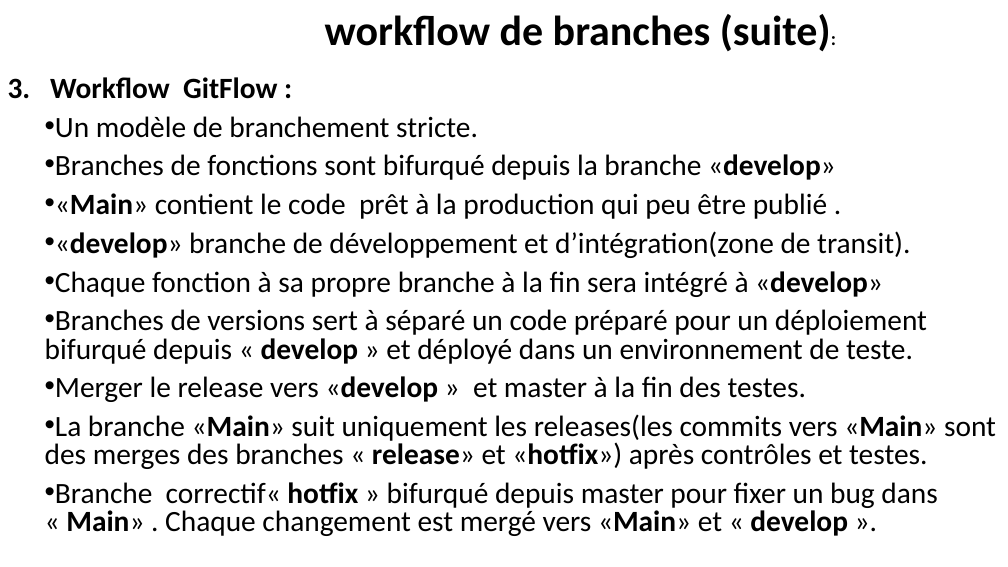
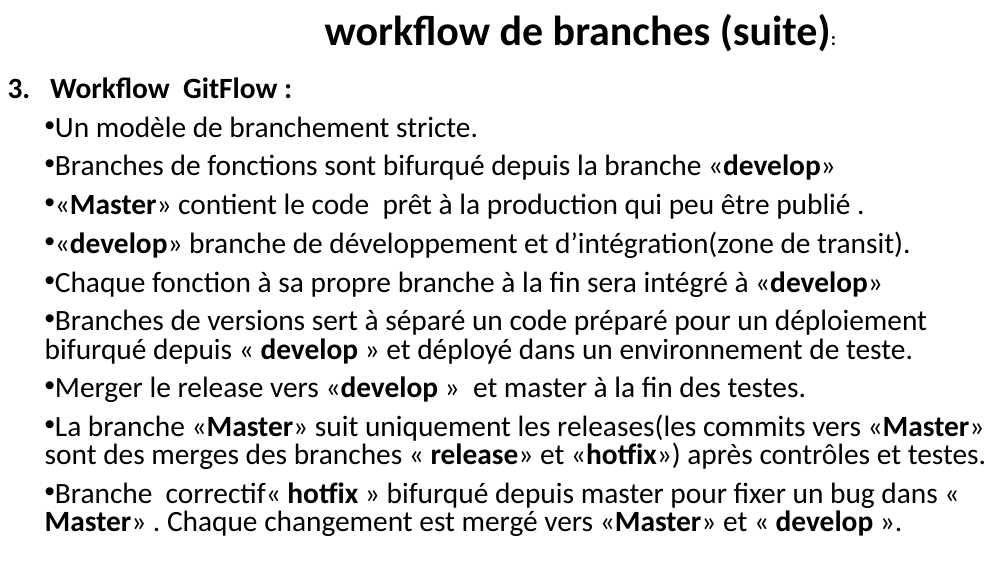
Before and after one commit to belakebiboussad/form, a slide deck: slide 17 of Formation Git.pptx. Drawn at 1008x567 pixels with LibreOffice and Linux fonts; fonts in the diff are those of the drawing. Boxes give left, top, right and bottom in pixels: in the first picture for what was removed or moved away, otherwise in the second. Text is boxed around its words. In the diff, an @@ line names an element or a change of style, - is before the commit and + after.

```diff
--- a/Formation Git.pptx
+++ b/Formation Git.pptx
@@ text at [55, 193, 850, 219]: text changed @@
-• «Main» contient le code prêt à la production qui peu être publié .
+• «Master» contient le code prêt à la production qui peu être publié .
@@ text at [45, 414, 986, 536]: text changed @@
-• La branche «Main» suit uniquement les releases(les commits vers «Main» sont des merges des branches « release» et «hotfix») après contrôles et testes.
-• Branche correctif« hotfix » bifurqué depuis master pour fixer un bug dans « Main» . Chaque changement est mergé vers «Main» et « develop ».
+• La branche «Master» suit uniquement les releases(les commits vers «Master» sont des merges des branches « release» et «hotfix») après contrôles et testes.
+• Branche correctif« hotfix » bifurqué depuis master pour fixer un bug dans « Master» . Chaque changement est mergé vers «Master» et « develop ».
```
Also in this commit, not shown: 2 other slides changed, 1 slide removed.
